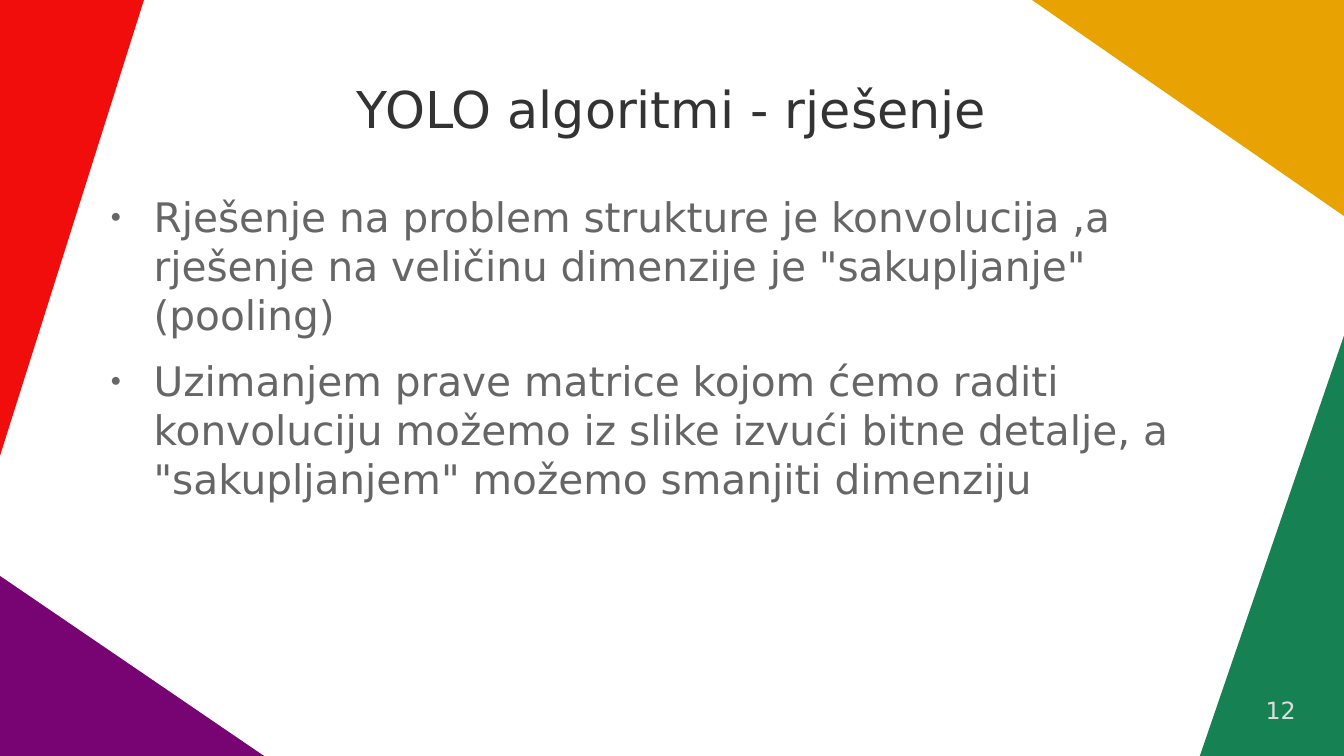
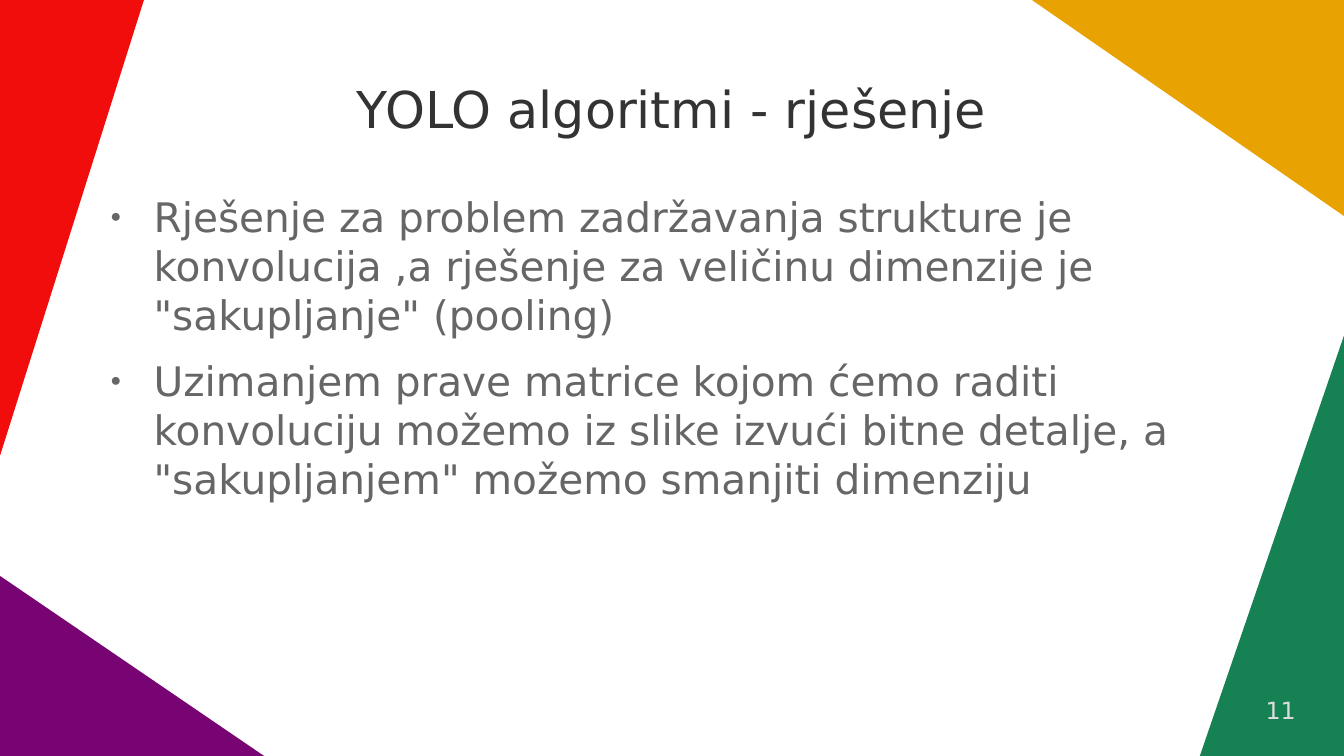
Before and after one commit to VidJoha/Seminar---CNN-i-YOLO-algoritmi, a slide deck: slide 11 of Konvolucijske neuralne mreže.odp (slide 12 before the commit). Drawn at 1344x756 pixels with LibreOffice and Linux fonts; fonts in the diff are those of the drawing. Boxes give left, top, right and bottom in pixels: in the first picture for what was removed or moved away, otherwise in the second. Text is boxed around its words. In the diff, an @@ line names an element or a change of style, - is before the commit and + after.

```diff
--- a/Konvolucijske neuralne mreže.odp
+++ b/Konvolucijske neuralne mreže.odp
@@ text at <box>154,199,1093,338</box>: text changed @@
-● Rješenje na problem strukture je konvolucija ,a rješenje na veličinu dimenzije je "sakupljanje" (pooling)
+● Rješenje za problem zadržavanja strukture je konvolucija ,a rješenje za veličinu dimenzije je "sakupljanje" (pooling)
@@ page number at <box>1266,701,1296,719</box>: text changed @@
-12
+11
```
Also in this commit, not shown: 8 other slides changed, 2 slides added, 2 slides removed, 1 other file.
